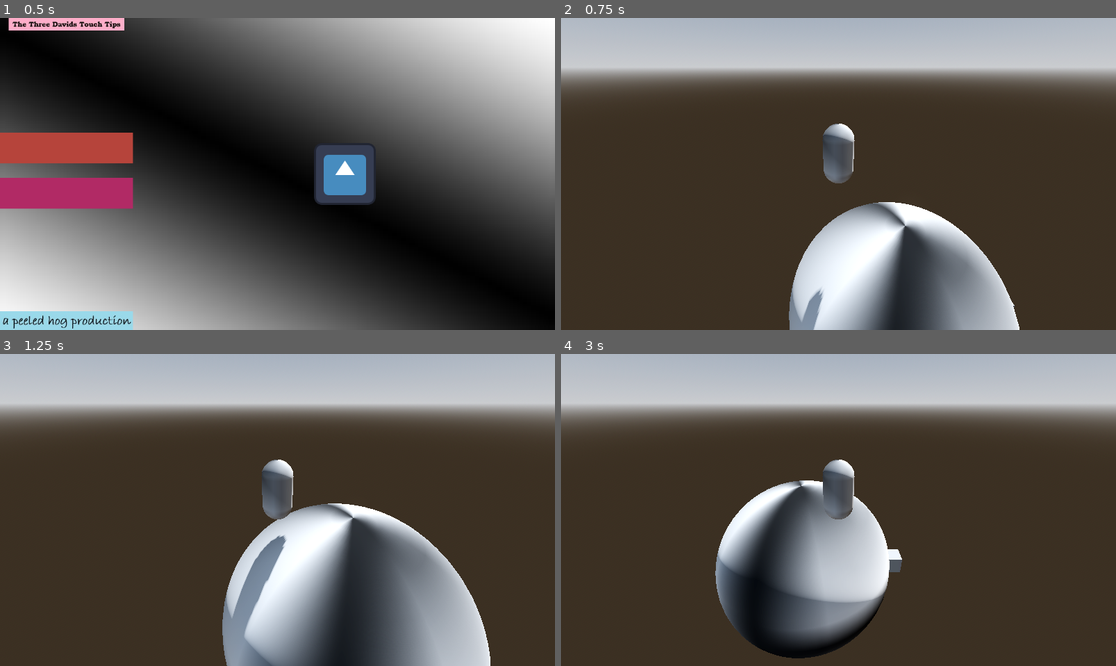
Above: before the commit, frames 1-4 (two rows, left to right).
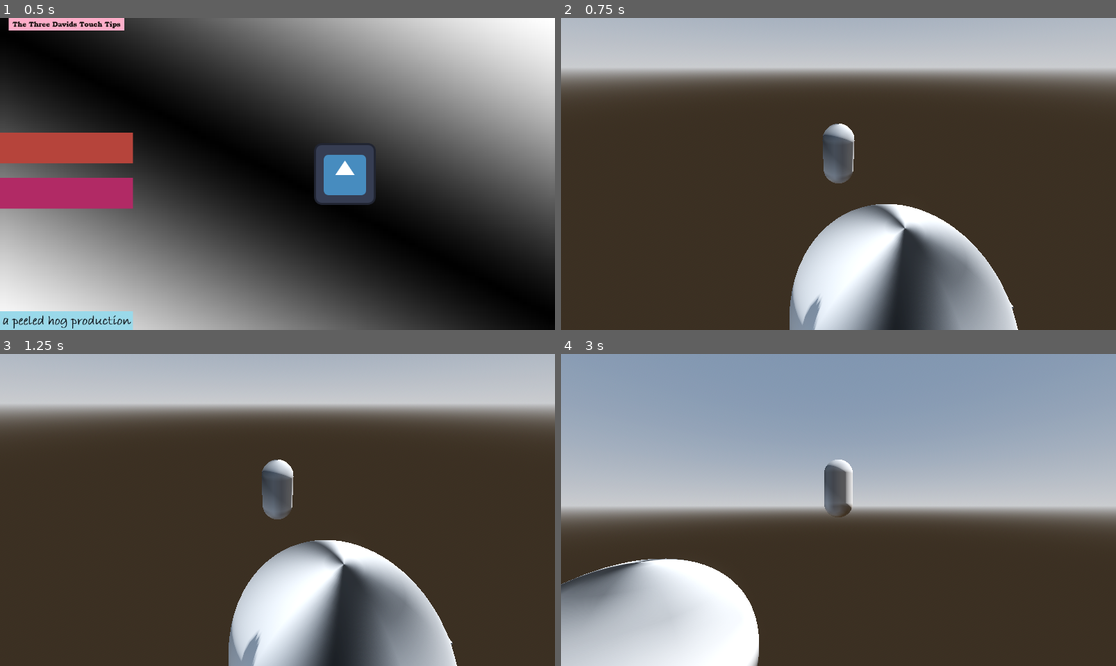
Above: after the commit, the same moments.

Repository: boner-cmd/effective-octo-pancake
Game: Godot game, scene res://Scenes/TitleScreen.tscn
The game is run twice, just before and just after one commit, with the same random seed, the same clock (stepped at 60 frames per second) and the same inputs. The engine's default icon, where the game draws it, is replaced by a stand-in: a white triangle on a blue panel in a dark square.
Inputs (mouse positions are in pixels of both pictures, inside the frame that each line leads up to):
- Up to frame 1 (0.5 s): no input
- Up to frame 2 (0.75 s): click (627, 149) at 0.5 s
- Up to frame 3 (1.25 s): no input
- Up to frame 4 (3 s): move the mouse to (960, 494) at 1.27 s; press the mouse at (960, 494) at 1.28 s; hold D (right) 1.28-2.03 s; tap Space (jump) at 1.52, 1.55, 1.82, 2.1, 2.27, 2.57 s; move the mouse to (727, 525) at 2.02 s; release the mouse at (727, 525) at 2.03 s; hold S (down) 2.03-2.78 s; click (727, 525) at 2.3 s; move the mouse to (894, 441) at 2.77 s; press the mouse at (894, 441) at 2.78 s; hold D (right) from 2.78 s (still down)

Frame 1 is identical in both runs. In frame 2, 0.8% of the frame differs, in the area x 41-83%, y 59-100%; in frame 3, 16%; in frame 4, 74%, in the area x 0-100%, y 0-100%.

Commit message:
some jazz for player controller

Diff:
--- /dev/null
+++ b/Character Scenes/PlayerController.gd
@@ -0,0 +1,47 @@
+extends CharacterBody3D
+
+@export_range(0.0, 1.0) var mouse_sensitivity := 0.25
+@export var tilt_upper_limit := PI / 3.0
+@export var tilt_lower_limit := -PI / 8.0
+
+@export var move_speed := 8.0
+@export var acceleration := 20.0
+
+var _camera_input_direction := Vector2.ZERO
+
+@onready var _camera_pivot: Node3D = $CameraPivot
+@onready var _camera: Camera3D = $CameraPivot/Camera3D
+
+
+func _input(event: InputEvent) -> void:
+	if event.is_action_pressed("left_click"):
+		Input.mouse_mode = Input.MOUSE_MODE_CAPTURED
+	if event.is_action_pressed("ui_cancel"):
+		Input.mouse_mode = Input.MOUSE_MODE_VISIBLE
+
+
+func _unhandled_input(event: InputEvent) -> void:
+	var is_camera_motion := (
+		event is InputEventMouseMotion and
+		Input.get_mouse_mode() == Input.MOUSE_MODE_CAPTURED
+	)
+	if is_camera_motion:
+		_camera_input_direction = event.screen_relative * mouse_sensitivity
+
+
+func _physics_process(delta: float) -> void:
+	_camera_pivot.rotation.x -= _camera_input_direction.y * delta
+	_camera_pivot.rotation.x = clamp(_camera_pivot.rotation.x, tilt_lower_limit, tilt_upper_limit)
+	_camera_pivot.rotation.y -= _camera_input_direction.x * delta
+
+	_camera_input_direction = Vector2.ZERO
+
+	var raw_input := Input.get_vector("left", "right", "up", "down")
+	var forward := _camera.global_basis.z
+	var right := _camera.global_basis.x
+	var move_direction := forward * raw_input.y + right * raw_input.x
+	move_direction.y = 0.0
+	move_direction = move_direction.normalized()
+
+	velocity = velocity.move_toward(move_direction * move_speed, acceleration * delta)
+	move_and_slide()
--- a/Character Scenes/player_character.gd
+++ /dev/null
@@ -1,28 +0,0 @@
-extends CharacterBody3D
-
-
-const SPEED = 5.0
-const JUMP_VELOCITY = 4.5
-
-
-func _physics_process(delta: float) -> void:
-	# Add the gravity.
-	if not is_on_floor():
-		velocity += get_gravity() * delta
-
-	# Handle jump.
-	if Input.is_action_just_pressed("jump") and is_on_floor():
-		velocity.y = JUMP_VELOCITY
-
-	# Get the input direction and handle the movement/deceleration.
-	# As good practice, you should replace UI actions with custom gameplay actions.
-	var input_dir := Input.get_vector("left", "right", "up", "down")
-	var direction := (transform.basis * Vector3(input_dir.x, 0, input_dir.y)).normalized()
-	if direction:
-		velocity.x = direction.x * SPEED
-		velocity.z = direction.z * SPEED
-	else:
-		velocity.x = move_toward(velocity.x, 0, SPEED)
-		velocity.z = move_toward(velocity.z, 0, SPEED)
-
-	move_and_slide()
--- a/Character Scenes/player_character.tscn
+++ b/Character Scenes/player_character.tscn
@@ -1,6 +1,6 @@
 [gd_scene format=3 uid="uid://bdas7npc5wwhx"]
 
-[ext_resource type="Script" uid="uid://cpmruqch2117x" path="res://Character Scenes/player_character.gd" id="1_0vv0x"]
+[ext_resource type="Script" uid="uid://d3dv6stic6t51" path="res://Character Scenes/PlayerController.gd" id="1_0vv0x"]
 
 [sub_resource type="CapsuleShape3D" id="CapsuleShape3D_4chgf"]
 
@@ -37,7 +37,7 @@
 
 [node name="RayCast3D" type="RayCast3D" parent="." unique_id=425421893]
 
-[node name="Camera_Controller" type="Node3D" parent="." unique_id=10778862]
+[node name="CameraPivot" type="Node3D" parent="." unique_id=10778862]
 
-[node name="Camera3D" type="Camera3D" parent="Camera_Controller" unique_id=2003731831]
+[node name="Camera3D" type="Camera3D" parent="CameraPivot" unique_id=2003731831]
 transform = Transform3D(1, 0, 0, 0, 0.8853936, 0.46484205, 0, -0.46484205, 0.8853936, 0, 3.517, 6.134)
--- a/Scenes/MainScene.tscn
+++ b/Scenes/MainScene.tscn
@@ -49,8 +49,9 @@
 [node name="WorldEnvironment" type="WorldEnvironment" parent="." unique_id=1445793124]
 environment = SubResource("Environment_ylgs7")
 
-[node name="PlayerCharacter" parent="." unique_id=700328766 instance=ExtResource("1_hpc76")]
+[node name="PlayerCharacter" parent="." unique_id=700328766 node_paths=PackedStringArray("planet") instance=ExtResource("1_hpc76")]
 transform = Transform3D(1, 0, 0, 0, 1, 0, 0, 0, 1, -2.6285563, 7.136212, 0)
+planet = NodePath("../TestPlanet")
 
 [node name="TestPlanet" type="StaticBody3D" parent="." unique_id=7469528]
 
--- a/project.godot
+++ b/project.godot
@@ -62,11 +62,16 @@
 "events": [Object(InputEventKey,"resource_local_to_scene":false,"resource_name":"","device":-1,"window_id":0,"alt_press …(192 unchanged characters)…
 ]
 }
+left_click={
+"deadzone": 0.2,
+"events": [Object(InputEventMouseButton,"resource_local_to_scene":false,"resource_name":"","device":-1,"window_id":0,"alt_pressed":false,"shift_pressed":false,"ctrl_pressed":false,"meta_pressed":false,"button_mask":0,"position":Vector2(0, 0),"global_position":Vector2(0, 0),"factor":1.0,"button_index":1,"canceled":false,"pressed":false,"double_click":false,"script":null)
+]
+}
 
 [physics]
 
 3d/physics_engine="Jolt Physics"
-3d/default_gravity=9.799999999999997
+3d/default_gravity=0.0
 
 [rendering]
 
Not shown, added: Character Scenes/PlayerController.gd.uid
Not shown, removed: Character Scenes/player_character.gd.uid
